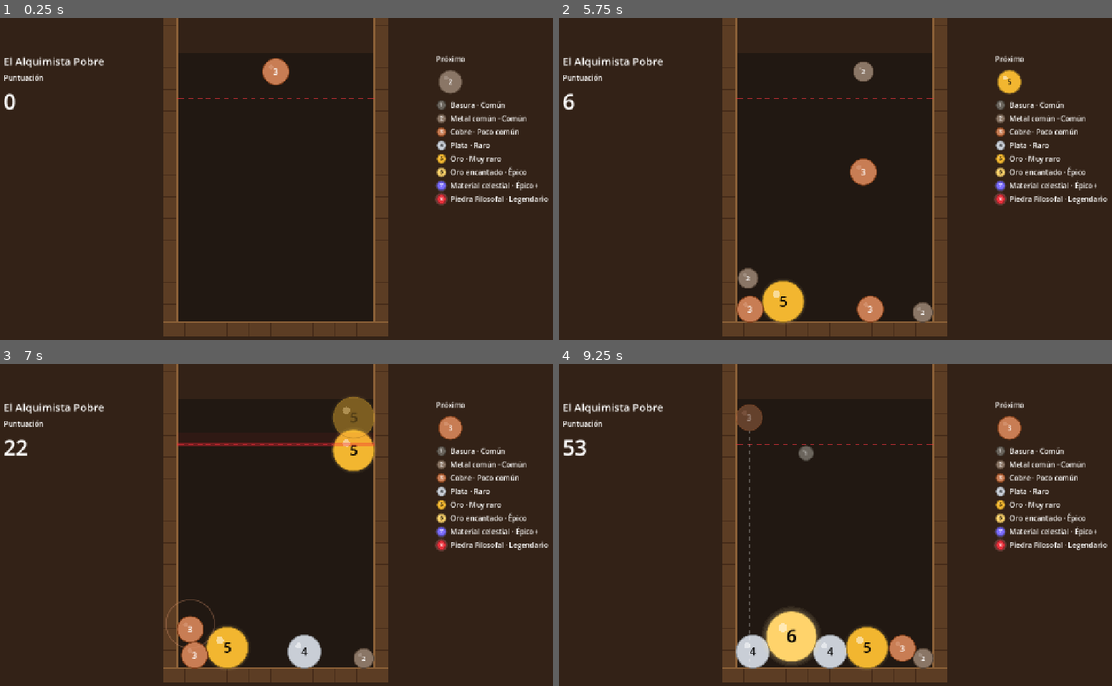
Above: before the commit, frames 1-4 (two rows, left to right).
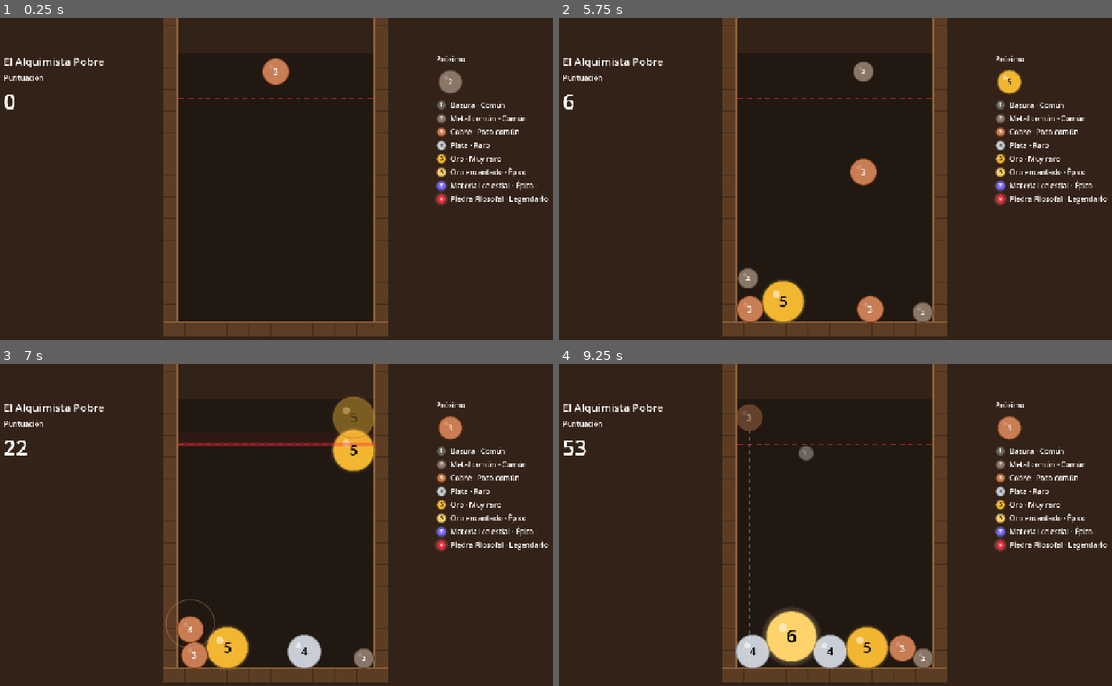
Above: after the commit, the same moments.

Repository: Francisco-Beltran-Millalen/suika-poor-alchemist
Game: Godot game, scene res://game/main.tscn
Same seed, same stepped clock (60 frames per second), same inputs: the game is played once before the commit and once after it.
Inputs (mouse positions are in pixels of both pictures, inside the frame that each line leads up to):
- Up to frame 1 (0.25 s): no input
- Up to frame 2 (5.75 s): tap Enter at 0.5 s; move the mouse to (962, 162) at 0.52 s; hold Space (drop) 0.53-1.25 s; click (962, 162) at 0.67 s; drag from (719, 195) to (807, 243) at 1.27 s; move the mouse to (890, 108) at 2.02 s; hold Space (drop) 2.03-2.75 s; tap D (aim_right) at 2.1 s; click (890, 108) at 2.17 s; drag from (807, 243) to (664, 130) at 2.77 s; move the mouse to (1006, 227) at 3.52 s; hold Shift 3.53-4.25 s; click (1006, 227) at 3.67 s; tap Space (drop) at 3.8 s; drag from (664, 130) to (747, 98) at 4.27 s; move the mouse to (863, 179) at 5.02 s; hold Space (drop) from 5.03 s (still down); tap Ctrl at 5.1 s; click (863, 179) at 5.17 s
- Up to frame 3 (7 s): release Space (drop) at 5.75 s; drag from (188, 444) to (160, 541) at 5.77 s; move the mouse to (403, 508) at 6.52 s; hold Space (drop) from 6.53 s (still down); tap A (aim_left) at 6.6 s; click (403, 508) at 6.67 s
- Up to frame 4 (9.25 s): release Space (drop) at 7.25 s; drag from (719, 541) to (807, 589) at 7.27 s; move the mouse to (890, 454) at 8.02 s; hold Space (drop) 8.03-8.75 s; click (890, 454) at 8.17 s; drag from (807, 589) to (664, 476) at 8.77 s

The runs differ from the first frame. In frame 1, 1.1% of the frame differs, in the area x 0-99%, y 11-58%; in frame 2, 1.2%; in frame 3, 1.2%; in frame 4, 1.3%, in the area x 0-99%, y 11-93%.

Commit message:
feat(assets): placeholders generados con las rutas y tamaños definitivos
Co-Authored-By: Claude Sonnet 5.5 <noreply@anthropic.com>

Diff:
--- a/project.godot
+++ b/project.godot
@@ -78,6 +78,12 @@
 ]
 }
 
+[importer_defaults]
+
+texture={
+"mipmaps/generate": true
+}
+
 [layer_names]
 
 2d_physics/layer_1="walls"
@@ -88,3 +94,4 @@
 renderer/rendering_method="gl_compatibility"
 renderer/rendering_method.mobile="gl_compatibility"
 environment/defaults/default_clear_color=Color(0.2, 0.135, 0.09, 1)
+textures/canvas_textures/default_texture_filter=3
--- /dev/null
+++ b/tests/unit/test_asset_spec.gd
@@ -0,0 +1,59 @@
+extends GutTest
+## Comprueba que cada asset del Anexo A existe con su tamaño, formato y bucle.
+
+const AssetSpec := preload("res://tools/asset_spec.gd")
+
+
+func test_every_asset_exists() -> void:
+	for entry: Dictionary in AssetSpec.entries():
+		assert_ne(AssetSpec.resolve_path(entry), "", "falta %s" % entry["path"])
+
+
+func test_textures_have_the_specified_size() -> void:
+	for entry: Dictionary in AssetSpec.entries():
+		if entry["kind"] != "texture":
+			continue
+		var path: String = entry["path"] as String
+		var texture := load(path) as Texture2D
+		assert_not_null(texture, "%s carga como Texture2D" % path)
+		if texture == null:
+			continue
+		var expected: Vector2i = entry["size"] as Vector2i
+		assert_eq(Vector2i(texture.get_width(), texture.get_height()), expected,
+				"tamaño de %s" % path)
+
+
+func test_audio_loads_and_loops_when_required() -> void:
+	for entry: Dictionary in AssetSpec.entries():
+		if entry["kind"] != "audio":
+			continue
+		var path: String = AssetSpec.resolve_path(entry)
+		var stream := load(path) as AudioStream
+		assert_not_null(stream, "%s carga como AudioStream" % path)
+		if stream == null or not (entry["loop"] as bool):
+			continue
+		assert_true(_loops(stream), "%s tiene el bucle activado" % path)
+
+
+func test_spec_declares_the_music_with_both_extensions() -> void:
+	var music: Array[Dictionary] = []
+	for entry: Dictionary in AssetSpec.entries():
+		if entry.has("extensions"):
+			music.append(entry)
+	assert_eq(music.size(), 1, "solo la música admite varias extensiones")
+	assert_eq(music[0]["extensions"], ["wav", "ogg"])
+
+
+func test_spec_has_no_duplicate_paths() -> void:
+	var seen: Dictionary = {}
+	for entry: Dictionary in AssetSpec.entries():
+		assert_false(seen.has(entry["path"]), "duplicado: %s" % entry["path"])
+		seen[entry["path"]] = true
+
+
+func _loops(stream: AudioStream) -> bool:
+	if stream is AudioStreamWAV:
+		return (stream as AudioStreamWAV).loop_mode != AudioStreamWAV.LOOP_DISABLED
+	if stream is AudioStreamOggVorbis:
+		return (stream as AudioStreamOggVorbis).loop
+	return false
--- /dev/null
+++ b/tools/asset_spec.gd
@@ -0,0 +1,60 @@
+extends RefCounted
+## Lista única de assets esperados (Anexo A de `docs/06_plan_iteracion_2.md`).
+##
+## Cada entrada: `{"path": String, "kind": "texture" | "audio",
+## "size": Vector2i (solo texturas), "loop": bool (solo audio)}`.
+## Excepción: la música lleva `path` sin extensión y `"extensions": ["wav", "ogg"]`.
+## Sin `class_name`: lo cargan con `preload` el generador y los tests.
+
+const PIECE_IDS: Array[String] = [
+	"trash", "scrap_metal", "copper", "silver", "gold",
+	"enchanted_gold", "celestial_matter", "philosopher_stone",
+]
+const PIECES_DIR: String = "res://assets/sprites/pieces/"
+const SCENE_DIR: String = "res://assets/sprites/scene/"
+const UI_DIR: String = "res://assets/ui/"
+const FX_DIR: String = "res://assets/sprites/fx/"
+const AUDIO_DIR: String = "res://assets/audio/"
+const PIECE_CANVAS: Vector2i = Vector2i(512, 512)
+
+
+static func entries() -> Array[Dictionary]:
+	var result: Array[Dictionary] = []
+	for id: String in PIECE_IDS:
+		result.append(_texture(PIECES_DIR + id + ".png", PIECE_CANVAS))
+	result.append(_texture(SCENE_DIR + "workshop_background.png", Vector2i(2560, 1440)))
+	result.append(_texture(SCENE_DIR + "jar_back.png", Vector2i(880, 1200)))
+	result.append(_texture(SCENE_DIR + "jar_front.png", Vector2i(1008, 1264)))
+	result.append(_texture(SCENE_DIR + "alchemist_dropper.png", Vector2i(256, 256)))
+	result.append(_texture(UI_DIR + "parchment_panel.png", Vector2i(256, 256)))
+	result.append(_texture(FX_DIR + "sparkle.png", Vector2i(64, 64)))
+	result.append(_audio(AUDIO_DIR + "sfx_drop.wav", false))
+	result.append(_audio(AUDIO_DIR + "sfx_merge.wav", false))
+	result.append(_audio(AUDIO_DIR + "sfx_merge_high.wav", false))
+	result.append(_audio(AUDIO_DIR + "sfx_danger_loop.wav", true))
+	result.append(_audio(AUDIO_DIR + "sfx_game_over.wav", false))
+	result.append(_audio(AUDIO_DIR + "sfx_victory.wav", false))
+	result.append(_audio(AUDIO_DIR + "sfx_ui_click.wav", false))
+	var music: Dictionary = _audio(AUDIO_DIR + "bgm_workshop", true)
+	music["extensions"] = ["wav", "ogg"]
+	result.append(music)
+	return result
+
+
+## Ruta del archivo existente de una entrada (resuelve las `extensions`); `""` si falta.
+static func resolve_path(entry: Dictionary) -> String:
+	var path: String = entry["path"] as String
+	if not entry.has("extensions"):
+		return path if FileAccess.file_exists(path) else ""
+	for extension: String in entry["extensions"] as Array:
+		if FileAccess.file_exists(path + "." + extension):
+			return path + "." + extension
+	return ""
+
+
+static func _texture(path: String, size: Vector2i) -> Dictionary:
+	return {"path": path, "kind": "texture", "size": size}
+
+
+static func _audio(path: String, loop: bool) -> Dictionary:
+	return {"path": path, "kind": "audio", "loop": loop}
--- /dev/null
+++ b/tools/generate_placeholders.gd
@@ -0,0 +1,149 @@
+extends SceneTree
+## Crea los placeholders de assets que falten (Anexo A de `docs/06_plan_iteracion_2.md`).
+##
+## Uso:
+##   godot --headless -s tools/generate_placeholders.gd            (solo los que faltan)
+##   godot --headless -s tools/generate_placeholders.gd -- --force (regenera todos)
+##   godot --headless -s tools/generate_placeholders.gd -- --templates
+##       (además escribe las plantillas guía para el artista en docs/plantillas/)
+##
+## Nunca sobrescribe un archivo existente salvo con `--force`.
+
+const AssetSpec := preload("res://tools/asset_spec.gd")
+const PlaceholderImages := preload("res://tools/placeholder_images.gd")
+const PlaceholderAudio := preload("res://tools/placeholder_audio.gd")
+const TEMPLATES_DIR: String = "res://docs/plantillas/"
+const PIECE_DATA_DIR: String = "res://piece/data/"
+const _COLOR_PATTERN: String = "color = Color\\(([^)]*)\\)"
+
+var _force: bool = false
+var _created: int = 0
+var _skipped: int = 0
+
+
+func _initialize() -> void:
+	var args: PackedStringArray = OS.get_cmdline_user_args()
+	_force = args.has("--force")
+	for entry: Dictionary in AssetSpec.entries():
+		_generate(entry)
+	if args.has("--templates"):
+		_write_templates()
+	print("Resumen: %d creados, %d saltados" % [_created, _skipped])
+	quit()
+
+
+func _generate(entry: Dictionary) -> void:
+	var path: String = entry["path"] as String
+	if entry.has("extensions"):
+		# Placeholder de la música: WAV (Godot no escribe OGG). Si ya hay una
+		# versión definitiva en cualquier extensión, no se toca.
+		var existing: String = AssetSpec.resolve_path(entry)
+		if not existing.is_empty() and not _force:
+			_skip(existing)
+			return
+		path += ".wav"
+	elif FileAccess.file_exists(path) and not _force:
+		_skip(path)
+		return
+	if entry["kind"] == "texture":
+		_save_image(_make_image(path), path)
+	else:
+		_save_audio(_make_audio(path), path)
+
+
+func _make_image(path: String) -> Image:
+	var file_name: String = path.get_file().get_basename()
+	var piece_index: int = AssetSpec.PIECE_IDS.find(file_name)
+	if piece_index >= 0:
+		return PlaceholderImages.piece(_piece_color(file_name), piece_index + 1)
+	match file_name:
+		"workshop_background":
+			return PlaceholderImages.workshop_background()
+		"jar_back":
+			return PlaceholderImages.jar_back()
+		"jar_front":
+			return PlaceholderImages.jar_front()
+		"alchemist_dropper":
+			return PlaceholderImages.dropper()
+		"parchment_panel":
+			return PlaceholderImages.parchment()
+	return PlaceholderImages.sparkle()
+
+
+func _make_audio(path: String) -> AudioStreamWAV:
+	match path.get_file().get_basename():
+		"sfx_drop":
+			return PlaceholderAudio.drop()
+		"sfx_merge":
+			return PlaceholderAudio.merge()
+		"sfx_merge_high":
+			return PlaceholderAudio.merge_high()
+		"sfx_danger_loop":
+			return PlaceholderAudio.danger_loop()
+		"sfx_game_over":
+			return PlaceholderAudio.game_over()
+		"sfx_victory":
+			return PlaceholderAudio.victory()
+		"sfx_ui_click":
+			return PlaceholderAudio.ui_click()
+	return PlaceholderAudio.music()
+
+
+# Se lee del texto del `.tres` y no con `load`: así funciona aunque el material
+# ya apunte a un PNG que se está regenerando.
+func _piece_color(id: String) -> Color:
+	var text: String = FileAccess.get_file_as_string(PIECE_DATA_DIR + id + ".tres")
+	var regex := RegEx.create_from_string(_COLOR_PATTERN)
+	var found: RegExMatch = regex.search(text)
+	if found == null:
+		push_warning("%s: sin color en el .tres, se usa gris" % id)
+		return Color(0.5, 0.5, 0.5, 1.0)
+	var parts: PackedStringArray = found.get_string(1).split(",")
+	return Color(parts[0].to_float(), parts[1].to_float(), parts[2].to_float(), 1.0)
+
+
+func _write_templates() -> void:
+	var templates: Dictionary = {
+		"plantilla_material_512x512.png": PlaceholderImages.template_piece(),
+		"plantilla_workshop_background_2560x1440.png": PlaceholderImages.template_background(),
+		"plantilla_jar_back_880x1200.png": PlaceholderImages.template_jar_back(),
+		"plantilla_jar_front_1008x1264.png": PlaceholderImages.template_jar_front(),
+		"plantilla_alchemist_dropper_256x256.png": PlaceholderImages.template_dropper(),
+		"plantilla_parchment_panel_256x256.png": PlaceholderImages.template_parchment(),
+		"plantilla_sparkle_64x64.png": PlaceholderImages.template_sparkle(),
+	}
+	for file_name: String in templates:
+		var path: String = TEMPLATES_DIR + file_name
+		if FileAccess.file_exists(path) and not _force:
+			_skip(path)
+			continue
+		_save_image(templates[file_name] as Image, path)
+
+
+func _save_image(image: Image, path: String) -> void:
+	_ensure_dir(path)
+	var error: Error = image.save_png(ProjectSettings.globalize_path(path))
+	_report(path, error)
+
+
+func _save_audio(stream: AudioStreamWAV, path: String) -> void:
+	_ensure_dir(path)
+	var error: Error = stream.save_to_wav(ProjectSettings.globalize_path(path))
+	_report(path, error)
+
+
+func _ensure_dir(path: String) -> void:
+	DirAccess.make_dir_recursive_absolute(ProjectSettings.globalize_path(path.get_base_dir()))
+
+
+func _report(path: String, error: Error) -> void:
+	if error == OK:
+		_created += 1
+		print("creado:  ", path)
+	else:
+		push_error("%s: no se pudo escribir (%s)" % [path, error_string(error)])
+
+
+func _skip(path: String) -> void:
+	_skipped += 1
+	print("saltado: ", path, " (ya existe)")
--- /dev/null
+++ b/tools/placeholder_audio.gd
@@ -0,0 +1,114 @@
+extends RefCounted
+## Síntesis de los sonidos placeholder (44,1 kHz, 16 bits, mono). Sin `class_name`.
+##
+## Volumen bajo e igualado: todos los picos rondan `PEAK`.
+
+const MIX_RATE: int = 44100
+const PEAK: float = 0.3
+
+
+static func drop() -> AudioStreamWAV:
+	return _stream(_tone(110.0, 0.08, 18.0))
+
+
+static func merge() -> AudioStreamWAV:
+	return _stream(_tone(440.0, 0.15, 12.0))
+
+
+## Dos tonos tipo campana, el segundo un poco después y más agudo.
+static func merge_high() -> AudioStreamWAV:
+	var samples: PackedFloat32Array = _tone(660.0, 0.6, 5.0)
+	_mix_in(samples, _tone(990.0, 0.5, 6.0), 0.1)
+	return _stream(samples)
+
+
+## Pulso grave de 1 s. Empieza y termina en silencio, así el bucle no chasquea.
+static func danger_loop() -> AudioStreamWAV:
+	var count: int = MIX_RATE
+	var samples := PackedFloat32Array()
+	samples.resize(count)
+	for i: int in count:
+		var t: float = float(i) / MIX_RATE
+		var envelope: float = 0.0
+		if t < 0.3:
+			envelope = pow(sin(PI * t / 0.3), 2.0)
+		samples[i] = sin(TAU * 60.0 * t) * envelope
+	return _stream(samples, true)
+
+
+static func game_over() -> AudioStreamWAV:
+	var count: int = int(1.2 * MIX_RATE)
+	var samples := PackedFloat32Array()
+	samples.resize(count)
+	var phase: float = 0.0
+	for i: int in count:
+		var t: float = float(i) / MIX_RATE
+		phase += TAU * lerpf(400.0, 100.0, t / 1.2) / MIX_RATE
+		samples[i] = sin(phase) * (1.0 - t / 1.2)
+	return _stream(samples)
+
+
+## Arpegio ascendente do–mi–sol–do con la última nota sostenida.
+static func victory() -> AudioStreamWAV:
+	var samples := PackedFloat32Array()
+	samples.resize(int(2.2 * MIX_RATE))
+	var notes: Array[float] = [523.25, 659.25, 783.99, 1046.5]
+	for i: int in notes.size():
+		_mix_in(samples, _tone(notes[i], 1.6 if i == 3 else 0.5, 3.0), 0.2 * i)
+	return _stream(samples)
+
+
+static func ui_click() -> AudioStreamWAV:
+	return _stream(_tone(1200.0, 0.03, 60.0))
+
+
+## Zumbido de 4 s con bucle: frecuencias y trémolo de ciclos enteros en 4 s.
+static func music() -> AudioStreamWAV:
+	var count: int = 4 * MIX_RATE
+	var samples := PackedFloat32Array()
+	samples.resize(count)
+	for i: int in count:
+		var t: float = float(i) / MIX_RATE
+		var tremolo: float = 0.75 + 0.25 * sin(TAU * 0.5 * t)
+		samples[i] = (sin(TAU * 110.0 * t) + 0.5 * sin(TAU * 165.0 * t)) * tremolo
+	return _stream(samples, true)
+
+
+# Seno con ataque de 3 ms y caída exponencial.
+static func _tone(frequency: float, seconds: float, decay: float) -> PackedFloat32Array:
+	var count: int = int(seconds * MIX_RATE)
+	var samples := PackedFloat32Array()
+	samples.resize(count)
+	for i: int in count:
+		var t: float = float(i) / MIX_RATE
+		var attack: float = minf(t / 0.003, 1.0)
+		samples[i] = sin(TAU * frequency * t) * exp(-decay * t) * attack
+	return samples
+
+
+static func _mix_in(target: PackedFloat32Array, source: PackedFloat32Array, offset_seconds: float) -> void:
+	var offset: int = int(offset_seconds * MIX_RATE)
+	for i: int in source.size():
+		if offset + i < target.size():
+			target[offset + i] += source[i]
+
+
+# Normaliza el pico a `PEAK` y empaqueta PCM de 16 bits.
+static func _stream(samples: PackedFloat32Array, loop: bool = false) -> AudioStreamWAV:
+	var peak: float = 0.0001
+	for value: float in samples:
+		peak = maxf(peak, absf(value))
+	var bytes := PackedByteArray()
+	bytes.resize(samples.size() * 2)
+	for i: int in samples.size():
+		bytes.encode_s16(i * 2, int(clampf(samples[i] / peak * PEAK, -1.0, 1.0) * 32767.0))
+	var stream := AudioStreamWAV.new()
+	stream.format = AudioStreamWAV.FORMAT_16_BITS
+	stream.mix_rate = MIX_RATE
+	stream.stereo = false
+	stream.data = bytes
+	if loop:
+		stream.loop_mode = AudioStreamWAV.LOOP_FORWARD
+		stream.loop_begin = 0
+		stream.loop_end = samples.size()
+	return stream
--- /dev/null
+++ b/tools/placeholder_images.gd
@@ -0,0 +1,198 @@
+extends RefCounted
+## Dibujo de los placeholders de imagen y de las plantillas del artista.
+## Solo usa la API de `Image` (funciona en `--headless`). Sin `class_name`.
+
+const BODY_DIAMETER: float = 410.0
+const BORDER_WIDTH: float = 8.0
+const BRASS := Color(0.72, 0.53, 0.2, 1.0)
+# Segmentos de 7 segmentos por dígito: a b c d e f g.
+const _SEGMENTS: Dictionary = {
+	1: "bc", 2: "abged", 3: "abgcd", 4: "fgbc", 5: "afgcd", 6: "afgecd", 7: "abc", 8: "abcdefg",
+}
+
+
+## Esfera plana de 410 px con borde, reflejo y número de nivel en 7 segmentos.
+static func piece(color: Color, level: int) -> Image:
+	var image := Image.create(512, 512, false, Image.FORMAT_RGBA8)
+	var center := Vector2(256.0, 256.0)
+	var radius: float = BODY_DIAMETER / 2.0
+	var border_color: Color = color.darkened(0.5)
+	var shine_center: Vector2 = center + Vector2(-0.45, -0.45) * radius
+	for y: int in 512:
+		for x: int in 512:
+			var point := Vector2(x + 0.5, y + 0.5)
+			var distance: float = point.distance_to(center)
+			var alpha: float = clampf(radius - distance + 0.5, 0.0, 1.0)
+			if alpha <= 0.0:
+				continue
+			var pixel: Color = border_color if distance > radius - BORDER_WIDTH else color
+			var shine: float = clampf((40.0 - point.distance_to(shine_center)) / 6.0, 0.0, 1.0) * 0.4
+			pixel = pixel.lerp(Color.WHITE, shine)
+			pixel.a = alpha
+			image.set_pixel(x, y, pixel)
+	var ink: Color = Color.BLACK if color.get_luminance() > 0.45 else Color.WHITE
+	_digit(image, level, center, ink)
+	return image
+
+
+static func workshop_background() -> Image:
+	var width: int = 2560
+	var height: int = 1440
+	var image := Image.create(width, height, false, Image.FORMAT_RGBA8)
+	var top := Color(0.36, 0.23, 0.13)
+	var bottom := Color(0.17, 0.1, 0.06)
+	for y: int in height:
+		var row: Color = top.lerp(bottom, float(y) / float(height))
+		image.fill_rect(Rect2i(0, y, width, 1), row)
+	var shelf: Color = Color(0.5, 0.34, 0.2)
+	for shelf_y: int in [200, 520, 840, 1160]:
+		image.fill_rect(Rect2i(0, shelf_y, 700, 30), shelf)
+		image.fill_rect(Rect2i(width - 700, shelf_y, 700, 30), shelf)
+	# Centro más oscuro y liso: comprueba que el recorte "cubrir" lo deja libre.
+	for y: int in height:
+		var base: Color = top.lerp(bottom, float(y) / float(height)).darkened(0.45)
+		image.fill_rect(Rect2i(775, y, 1010, 1), base)
+	return image
+
+
+static func jar_back() -> Image:
+	var image := Image.create(880, 1200, false, Image.FORMAT_RGBA8)
+	image.fill(Color(0.1, 0.09, 0.13, 1.0))
+	return image
+
+
+## Paredes y base de 64 px, interior transparente y dos franjas de reflejo.
+static func jar_front() -> Image:
+	var image := Image.create(1008, 1264, false, Image.FORMAT_RGBA8)
+	image.fill_rect(Rect2i(0, 0, 64, 1264), BRASS)
+	image.fill_rect(Rect2i(944, 0, 64, 1264), BRASS)
+	image.fill_rect(Rect2i(0, 1200, 1008, 64), BRASS)
+	var gloss := Color(1.0, 1.0, 1.0, 0.1)
+	image.fill_rect(Rect2i(120, 40, 36, 1120), gloss)
+	image.fill_rect(Rect2i(176, 40, 12, 1120), gloss)
+	return image
+
+
+## Embudo de latón: boca ancha arriba, pico estrecho pegado al borde inferior.
+static func dropper() -> Image:
+	var image := Image.create(256, 256, false, Image.FORMAT_RGBA8)
+	for y: int in range(40, 200):
+		var t: float = float(y - 40) / 160.0
+		var half: float = lerpf(100.0, 30.0, t)
+		image.fill_rect(Rect2i(int(128.0 - half), y, int(half * 2.0), 1), BRASS)
+	image.fill_rect(Rect2i(108, 200, 40, 56), BRASS.darkened(0.2))
+	return image
+
+
+static func parchment() -> Image:
+	var image := Image.create(256, 256, false, Image.FORMAT_RGBA8)
+	image.fill(Color(0.45, 0.32, 0.18, 1.0))
+	image.fill_rect(Rect2i(32, 32, 192, 192), Color(0.93, 0.86, 0.68, 1.0))
+	return image
+
+
+## Estrella de cuatro puntas con caída radial de alfa.
+static func sparkle() -> Image:
+	var image := Image.create(64, 64, false, Image.FORMAT_RGBA8)
+	var radius: float = 31.5
+	for y: int in 64:
+		for x: int in 64:
+			var dx: float = absf(x + 0.5 - 32.0) / radius
+			var dy: float = absf(y + 0.5 - 32.0) / radius
+			var star: float = clampf(1.0 - (sqrt(dx) + sqrt(dy)), 0.0, 1.0)
+			var falloff: float = clampf(1.0 - Vector2(dx, dy).length(), 0.0, 1.0)
+			image.set_pixel(x, y, Color(1.0, 1.0, 1.0, minf(star * 1.6, 1.0) * falloff))
+	return image
+
+
+# --- Plantillas para el artista (guías sin texto: leyenda en `docs/07`) ---
+
+## Círculo de 410 px, cruz central y margen sombreado.
+static func template_piece() -> Image:
+	var image := Image.create(512, 512, false, Image.FORMAT_RGBA8)
+	image.fill(Color(0.25, 0.25, 0.25, 1.0))
+	var center := Vector2(256.0, 256.0)
+	for y: int in 512:
+		for x: int in 512:
+			var distance: float = Vector2(x + 0.5, y + 0.5).distance_to(center)
+			if distance <= BODY_DIAMETER / 2.0:
+				image.set_pixel(x, y, Color(0.85, 0.85, 0.85, 1.0))
+			if absf(distance - BODY_DIAMETER / 2.0) < 1.5:
+				image.set_pixel(x, y, Color(0.1, 0.8, 0.2, 1.0))
+	image.fill_rect(Rect2i(0, 255, 512, 2), Color(0.9, 0.2, 0.2, 1.0))
+	image.fill_rect(Rect2i(255, 0, 2, 512), Color(0.9, 0.2, 0.2, 1.0))
+	return image
+
+
+## Pared y base opacas; interior transparente marcado con un borde fino.
+static func template_jar_front() -> Image:
+	var image := jar_front()
+	image.fill_rect(Rect2i(64, 0, 880, 4), Color(0.1, 0.8, 0.2, 1.0))
+	image.fill_rect(Rect2i(64, 1196, 880, 4), Color(0.1, 0.8, 0.2, 1.0))
+	image.fill_rect(Rect2i(64, 0, 4, 1200), Color(0.1, 0.8, 0.2, 1.0))
+	image.fill_rect(Rect2i(940, 0, 4, 1200), Color(0.1, 0.8, 0.2, 1.0))
+	return image
+
+
+static func template_jar_back() -> Image:
+	var image := Image.create(880, 1200, false, Image.FORMAT_RGBA8)
+	image.fill(Color(0.2, 0.2, 0.3, 1.0))
+	image.fill_rect(Rect2i(0, 0, 880, 4), Color(0.1, 0.8, 0.2, 1.0))
+	image.fill_rect(Rect2i(0, 1196, 880, 4), Color(0.1, 0.8, 0.2, 1.0))
+	return image
+
+
+## Centro (zona del frasco) marcado: debe ser oscuro y con poco detalle.
+static func template_background() -> Image:
+	var image := Image.create(2560, 1440, false, Image.FORMAT_RGBA8)
+	image.fill(Color(0.3, 0.3, 0.3, 1.0))
+	image.fill_rect(Rect2i(775, 0, 1010, 1440), Color(0.1, 0.1, 0.1, 1.0))
+	image.fill_rect(Rect2i(775, 0, 4, 1440), Color(0.9, 0.2, 0.2, 1.0))
+	image.fill_rect(Rect2i(1781, 0, 4, 1440), Color(0.9, 0.2, 0.2, 1.0))
+	return image
+
+
+## Borde inferior (donde se apoya la pieza) y eje central.
+static func template_dropper() -> Image:
+	var image := Image.create(256, 256, false, Image.FORMAT_RGBA8)
+	image.fill(Color(0.25, 0.25, 0.25, 1.0))
+	image.fill_rect(Rect2i(126, 0, 4, 256), Color(0.9, 0.2, 0.2, 1.0))
+	image.fill_rect(Rect2i(0, 252, 256, 4), Color(0.1, 0.8, 0.2, 1.0))
+	return image
+
+
+## Esquinas de 32 px (no se deforman) y centro (se estira).
+static func template_parchment() -> Image:
+	var image := Image.create(256, 256, false, Image.FORMAT_RGBA8)
+	image.fill(Color(0.8, 0.3, 0.3, 1.0))
+	image.fill_rect(Rect2i(32, 32, 192, 192), Color(0.3, 0.6, 0.8, 1.0))
+	return image
+
+
+static func template_sparkle() -> Image:
+	var image := Image.create(64, 64, false, Image.FORMAT_RGBA8)
+	image.fill(Color(0.25, 0.25, 0.25, 1.0))
+	image.fill_rect(Rect2i(31, 0, 2, 64), Color(0.9, 0.2, 0.2, 1.0))
+	image.fill_rect(Rect2i(0, 31, 64, 2), Color(0.9, 0.2, 0.2, 1.0))
+	return image
+
+
+static func _digit(image: Image, level: int, center: Vector2, ink: Color) -> void:
+	var segments: String = _SEGMENTS.get(level, "g") as String
+	var width: int = 110
+	var height: int = 200
+	var thick: int = 28
+	var left: int = int(center.x) - width / 2
+	var top: int = int(center.y) - height / 2
+	var middle: int = top + height / 2 - thick / 2
+	var rects: Dictionary = {
+		"a": Rect2i(left, top, width, thick),
+		"g": Rect2i(left, middle, width, thick),
+		"d": Rect2i(left, top + height - thick, width, thick),
+		"f": Rect2i(left, top, thick, height / 2),
+		"b": Rect2i(left + width - thick, top, thick, height / 2),
+		"e": Rect2i(left, top + height / 2, thick, height / 2),
+		"c": Rect2i(left + width - thick, top + height / 2, thick, height / 2),
+	}
+	for segment: String in segments:
+		image.fill_rect(rects[segment] as Rect2i, ink)
Not shown, added: assets/audio/bgm_workshop.wav.import
Not shown, added: assets/audio/sfx_danger_loop.wav.import
Not shown, added: assets/audio/sfx_drop.wav.import
Not shown, added: assets/audio/sfx_game_over.wav.import
Not shown, added: assets/audio/sfx_merge.wav.import
Not shown, added: assets/audio/sfx_merge_high.wav.import
Not shown, added: assets/audio/sfx_ui_click.wav.import
Not shown, added: assets/audio/sfx_victory.wav.import
Binary file added: assets/sprites/fx/sparkle.png
Not shown, added: assets/sprites/fx/sparkle.png.import
Binary file added: assets/sprites/pieces/celestial_matter.png
Not shown, added: assets/sprites/pieces/celestial_matter.png.import
(and 47 more such lines)
